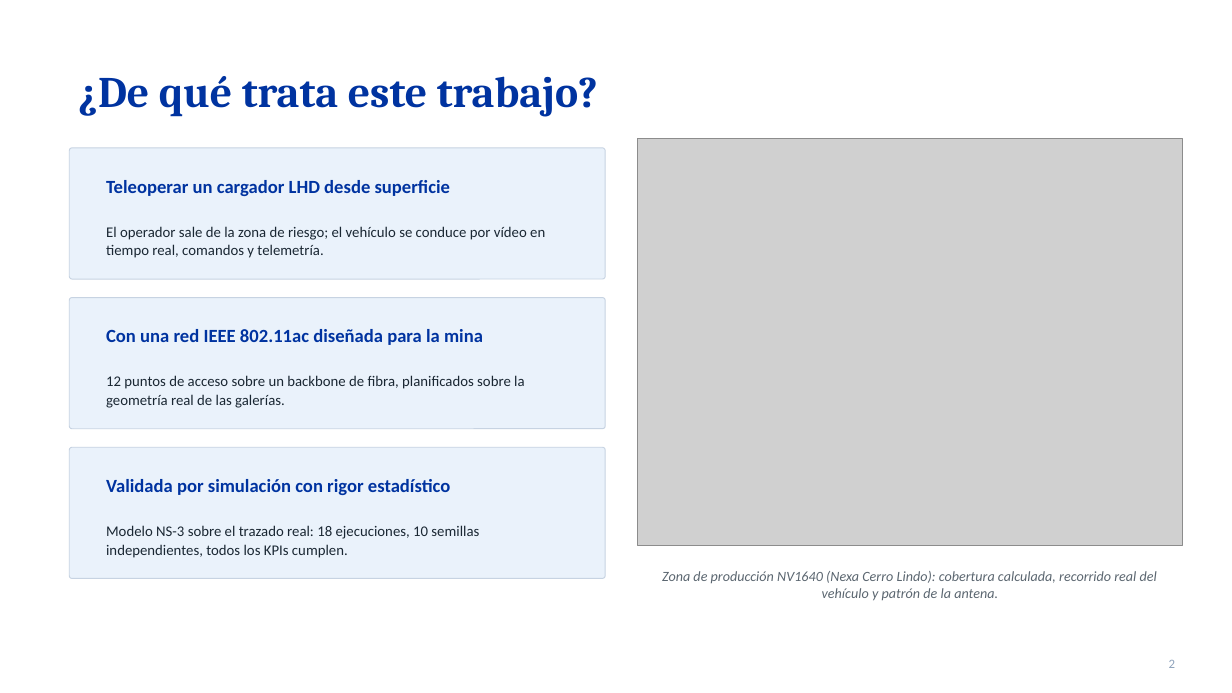
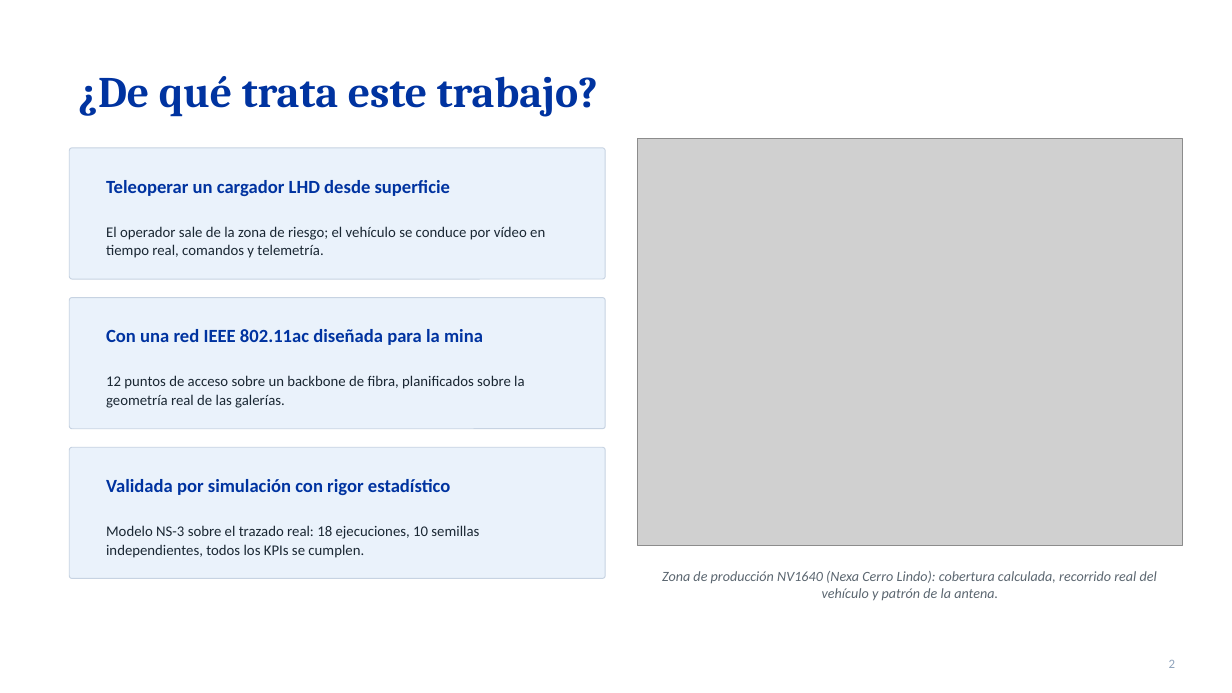
Before and after one commit to AdrianLopez012/tesis-lhd-802.11ac, a slide deck: slide 2 of fase4/presentacion/sustentacion_tesis_v2.pptx. Drawn at 1232x693 pixels with LibreOffice and Linux fonts; fonts in the diff are those of the drawing; grey boxes stand for pictures. Boxes give left, top, right and bottom in pixels: in the first picture for what was removed or moved away, otherwise in the second. Text is boxed around its words. In the diff, an @@ line names an element or a change of style, - is before the commit and + after.

```diff
--- a/fase4/presentacion/sustentacion_tesis_v2.pptx
+++ b/fase4/presentacion/sustentacion_tesis_v2.pptx
@@ text at bbox=[106, 525, 479, 558]: text changed @@
-Modelo NS-3 sobre el trazado real: 18 ejecuciones, 10 semillas independientes, todos los KPIs cumplen.
+Modelo NS-3 sobre el trazado real: 18 ejecuciones, 10 semillas independientes, todos los KPIs se cumplen.
```
Also in this commit, not shown: 2 other files.
